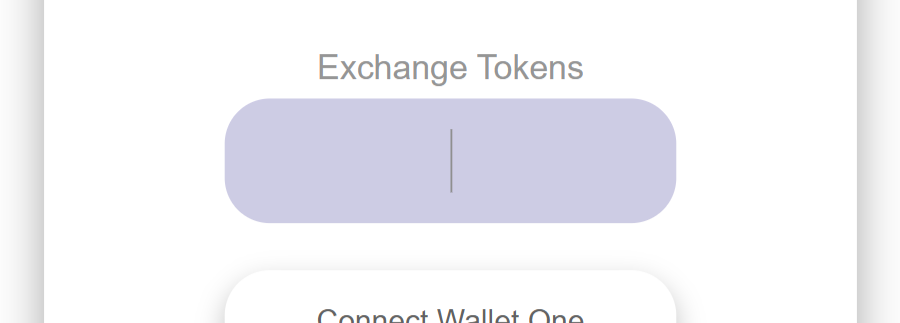
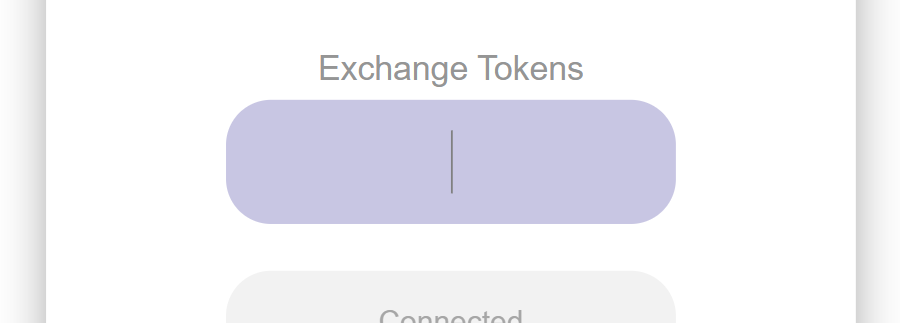
Layers edited between the first and the second 900×323 image:
renamed "Layer 2" to "Layer 3", opacity 86% → 100%, painted on it over (x1=18, y1=0, x2=876, y2=323)
removed layer "Layer 1" over (x1=18, y1=0, x2=876, y2=323)
